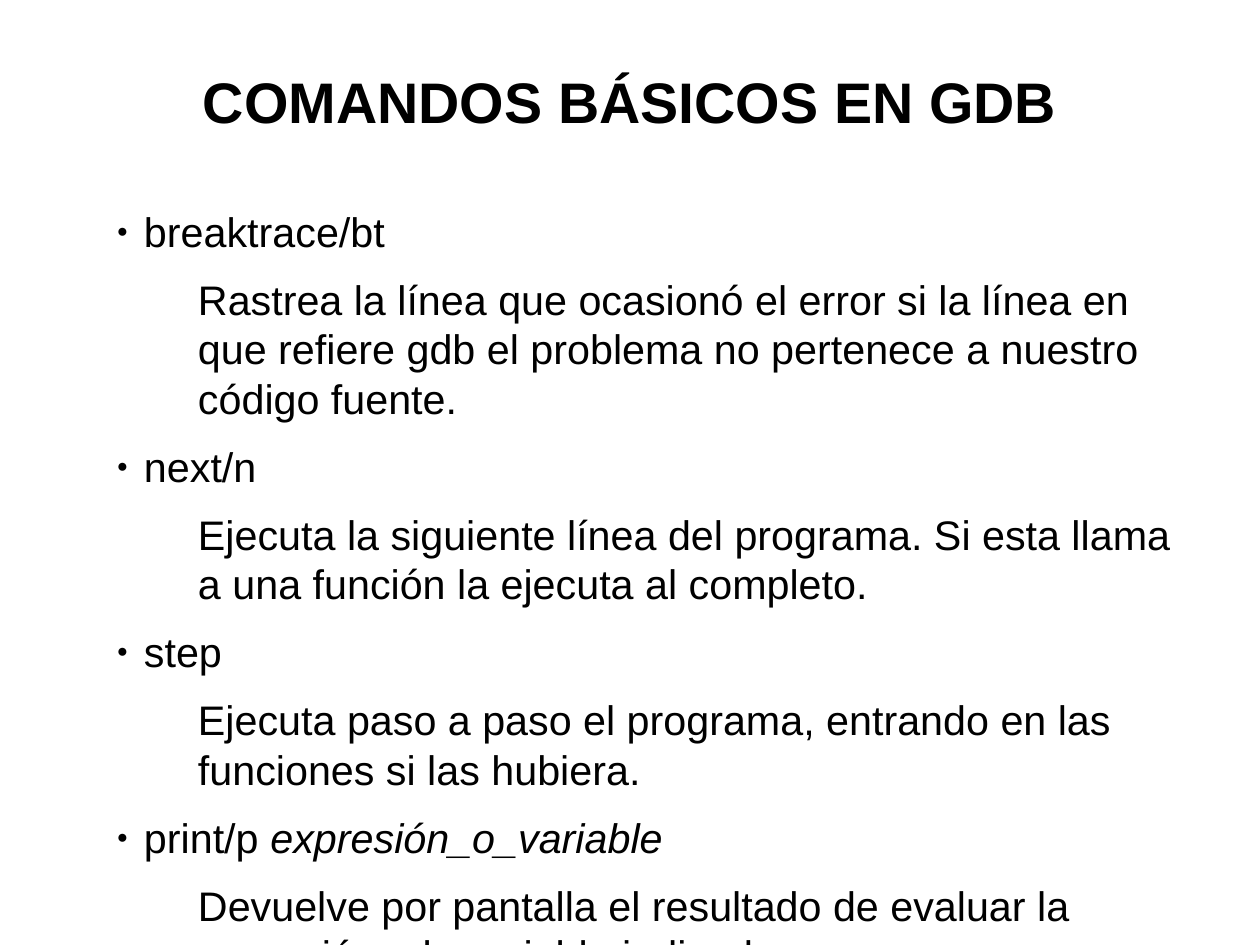
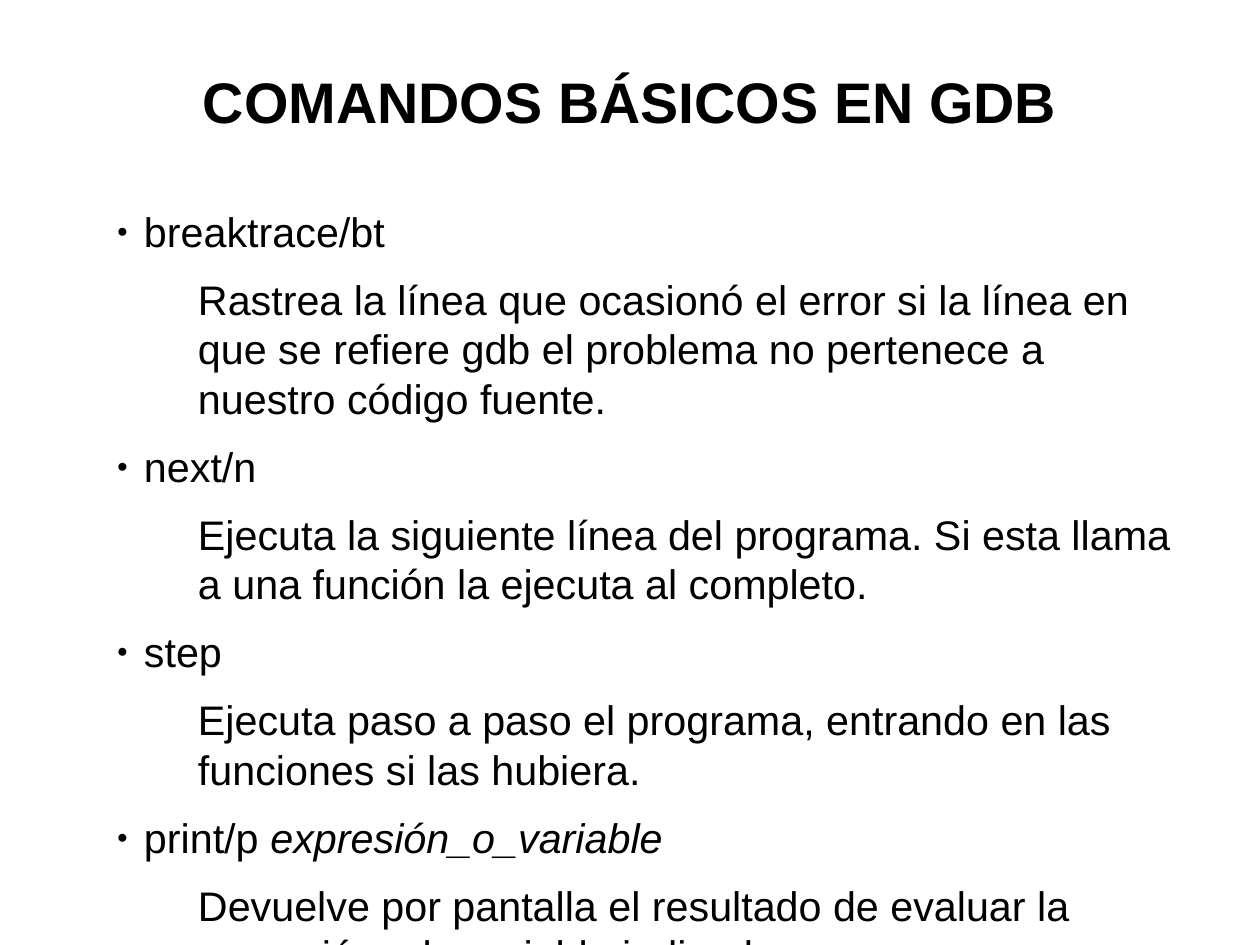
Before and after one commit to trivi/Introduccion-C-EFE-Oct, a slide deck: slide 11 of 06.Detección de errores/06.Detección de errores.odp. Drawn at 1260x945 pixels with LibreOffice and Linux fonts; fonts in the diff are those of the drawing. Boxes give left, top, right and bottom in pixels: in the first picture for what was removed or moved away, otherwise in the second. Text is boxed around its words. In the diff, an @@ line names an element or a change of style, - is before the commit and + after.

Commit message:
Corregida errata en 06.Deteccion de errores

```diff
--- a/06.Detección de errores/06.Detección de errores.odp
+++ b/06.Detección de errores/06.Detección de errores.odp
@@ subtitle at bbox=[198, 284, 1129, 422]: text changed @@
-    Rastrea la línea que ocasionó el error si la línea en que refiere gdb el problema no pertenece a nuestro código fuente.
+    Rastrea la línea que ocasionó el error si la línea en que se refiere gdb el problema no pertenece a nuestro código fuente.
```
